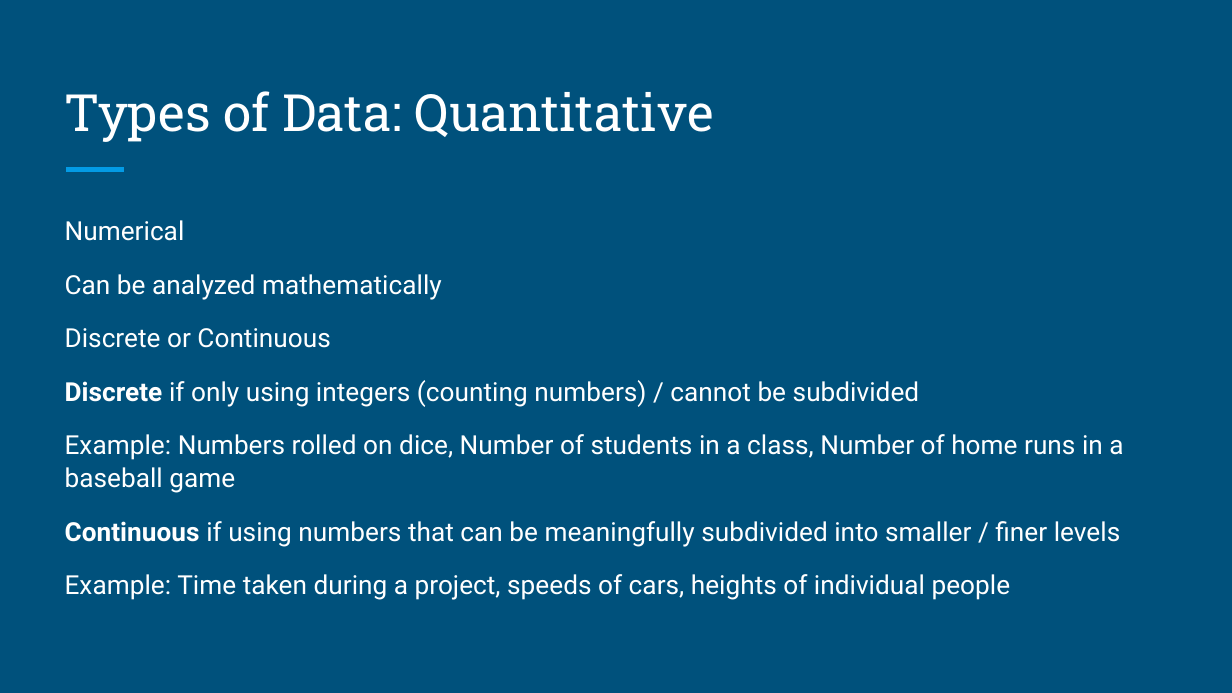
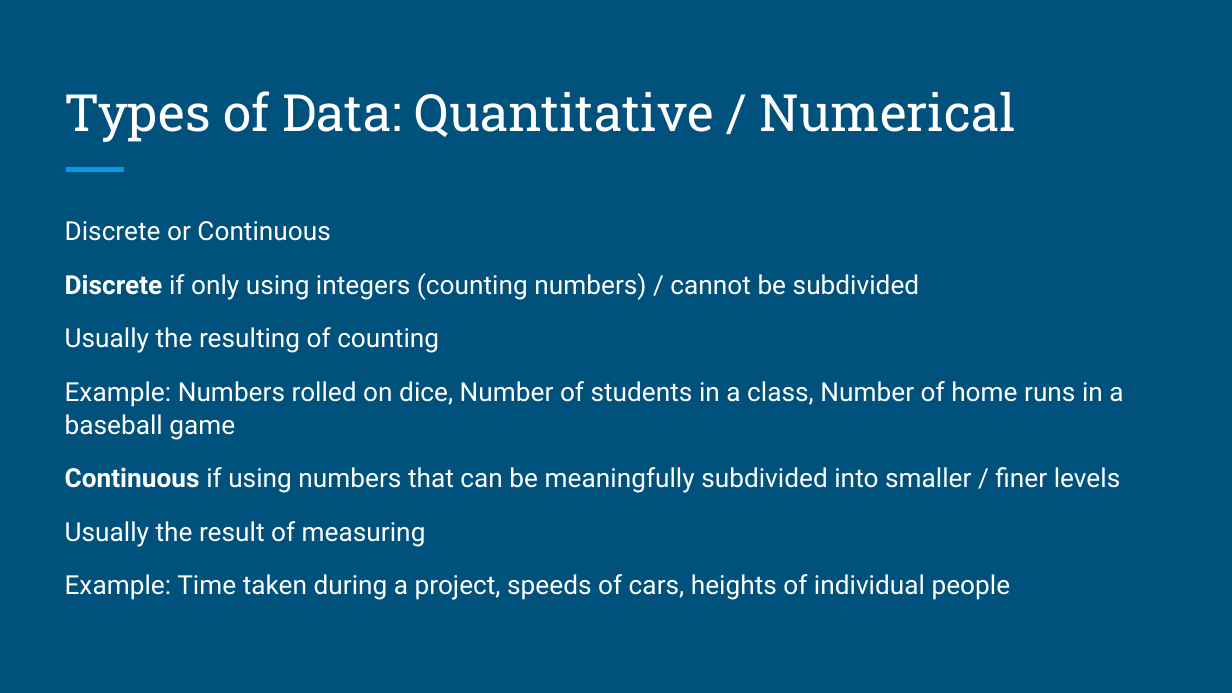
Before and after one commit to rjwrobel86/Python4Statistics, a slide deck: slide 16 of Stuff For Class/Slides/Organizing & Visualizing Data.pptx (slide 15 before the commit). Drawn at 1232x693 pixels with LibreOffice and Linux fonts; fonts in the diff are those of the drawing. Boxes give left, top, right and bottom in pixels: in the first picture for what was removed or moved away, otherwise in the second. Text is boxed around its words. In the diff, an @@ line names an element or a change of style, - is before the commit and + after.

```diff
--- a/Stuff For Class/Slides/Organizing & Visualizing Data.pptx
+++ b/Stuff For Class/Slides/Organizing & Visualizing Data.pptx
@@ title at box(65, 91, 1016, 142): text changed @@
-Types of Data: Quantitative
+Types of Data: Quantitative / Numerical
@@ text at box(65, 220, 442, 300): paragraphs removed @@
-Numerical
-Can be analyzed mathematically
@@ text at box(65, 221, 330, 241): less space between paragraphs @@
@@ text at box(65, 327, 439, 353): paragraph added @@
+Usually the resulting of counting
@@ text at box(65, 521, 426, 547): paragraph added @@
+Usually the result of measuring
```
Also in this commit, not shown: 9 other slides changed, 8 slides added, 32 other files.
